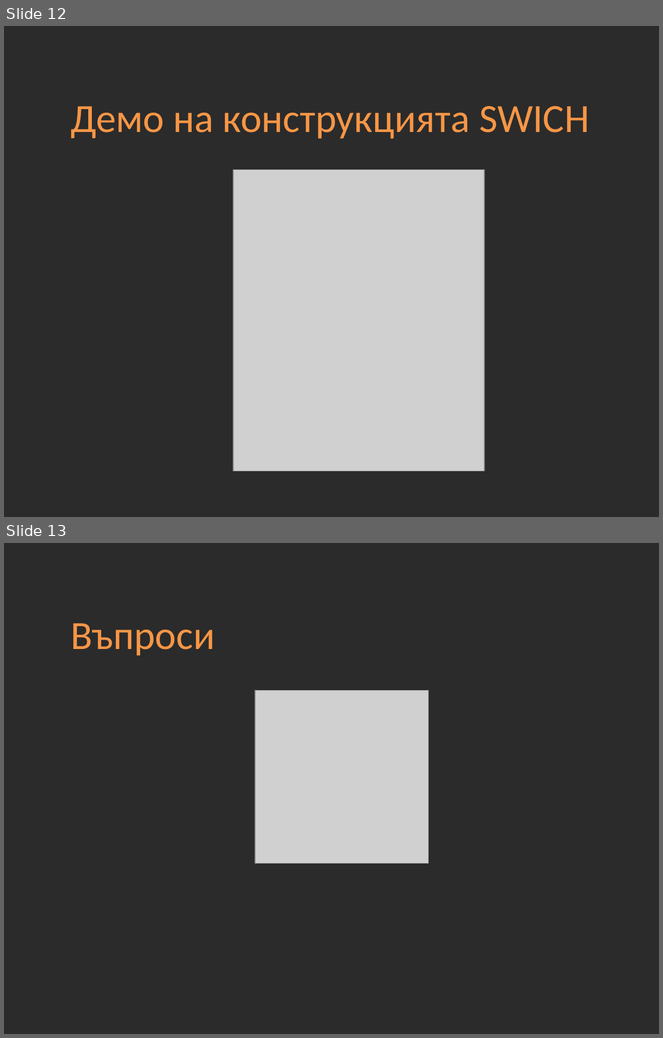
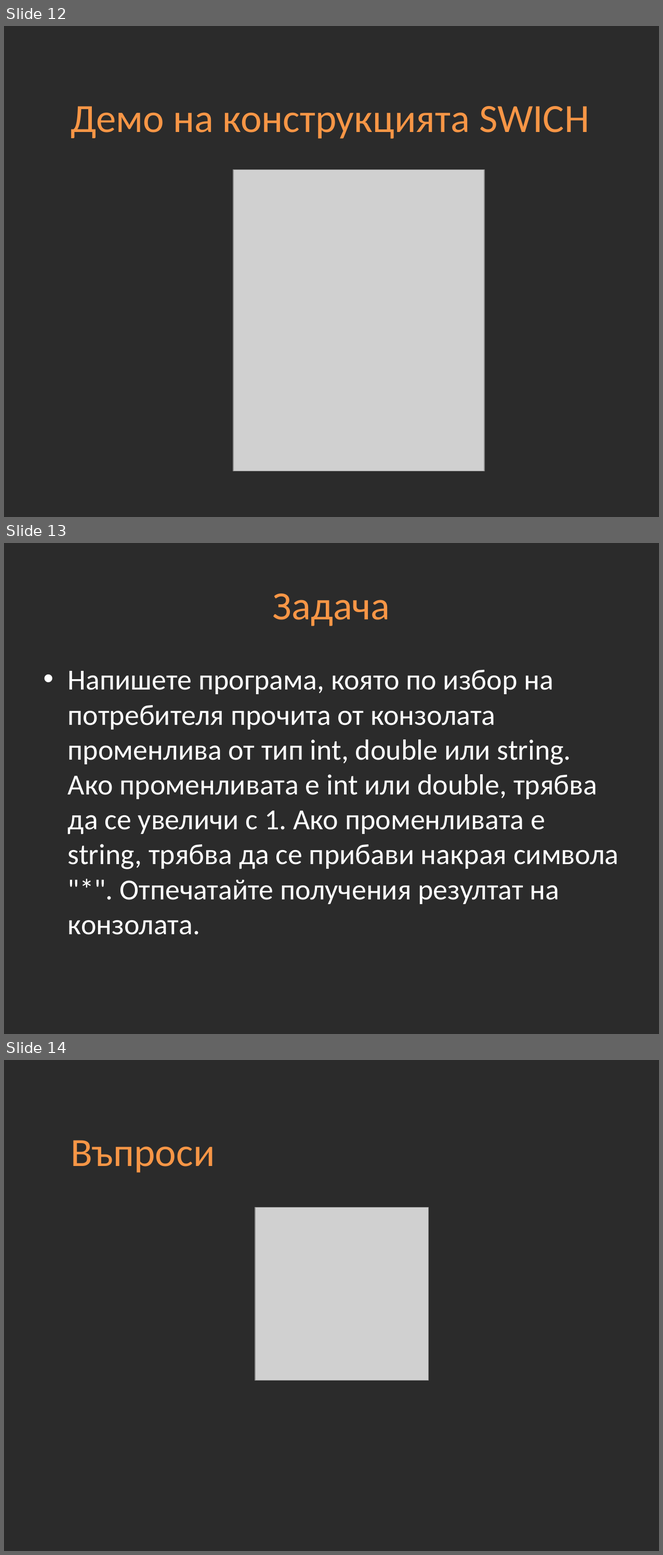
Before and after one commit to Academy-Soft-Intellect/Programming-Introduction-CSharp-Course, a slide deck: 04-Conditions.pptx. Shown one above the other, each under a label of ours: slides 12 and 13 before the commit, slides 12, 13 and 14 after it. The pictures are 663x1038 and 663x1555 pixels, drawn with LibreOffice and Linux fonts; fonts in the diff are those of the drawing; grey boxes stand for pictures; background and template pictures are left out; a plain dark background stands for a picture behind light text. Boxes give left, top, right and bottom in pixels: in the first picture for what was removed or moved away, otherwise in the second. Text is boxed around its words. In the diff, an @@ line names an element or a change of style, - is before the commit and + after.

```diff
--- a/04-Conditions.pptx
+++ b/04-Conditions.pptx
@@ slide 13 added at box(4, 543, 659, 1034), background picture (left out) @@
@@ title added at box(273, 593, 390, 626), 44 pt, text #F79646 @@
+Задача
@@ text added at box(68, 670, 619, 935), 32 pt, text #FFFFFF @@
+• Напишете програма, която по избор на потребителя прочита от конзолата променлива от тип int, double или string. Ако променливата е int или double, трябва да се увеличи с 1. Ако променливата е string, трябва да се прибави накрая символа "*". Отпечатайте получения резултат на конзолата.
@@ what was slide 13 is now slide 14 @@
```
Also in this commit, not shown: 2 slides changed, 15 other files.
